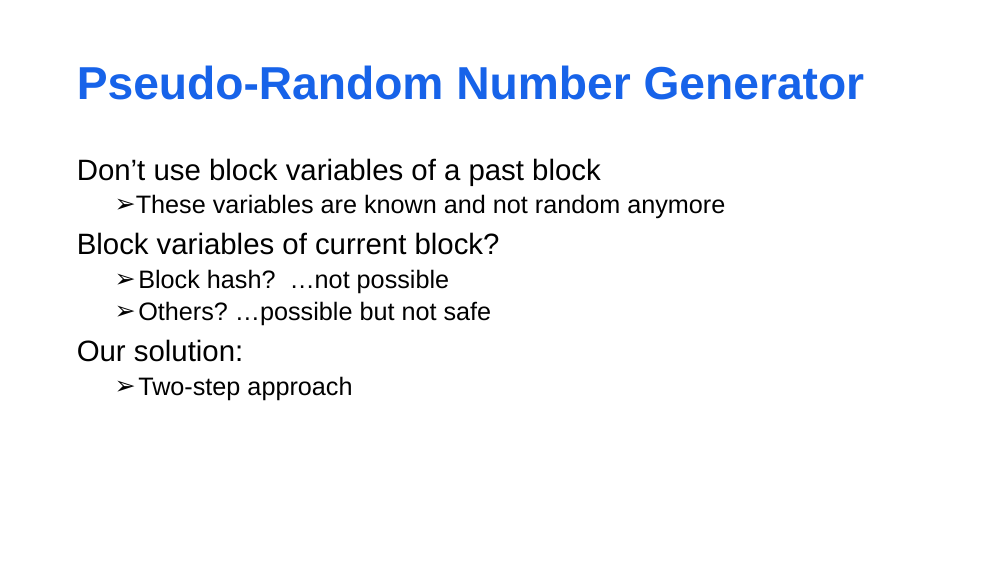
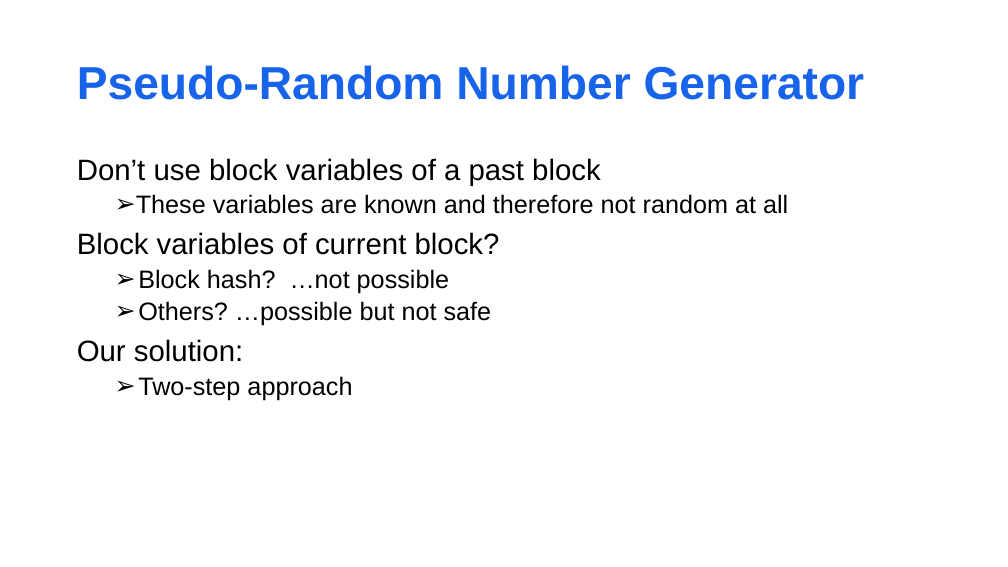
Before and after one commit to matnad/vierGewinntSC, a slide deck: slide 8 of presentation/nice fonts_migo.pptx. Drawn at 1008x567 pixels with LibreOffice and Linux fonts; fonts in the diff are those of the drawing; background and template pictures are left out. Boxes give left, top, right and bottom in pixels: in the first picture for what was removed or moved away, otherwise in the second. Text is boxed around its words. In the diff, an @@ line names an element or a change of style, - is before the commit and + after.

```diff
--- a/presentation/nice fonts_migo.pptx
+++ b/presentation/nice fonts_migo.pptx
@@ text at [136,194,788,214]: text changed @@
-  ➢ These variables are known and not random anymore
+  ➢ These variables are known and therefore not random at all
```
